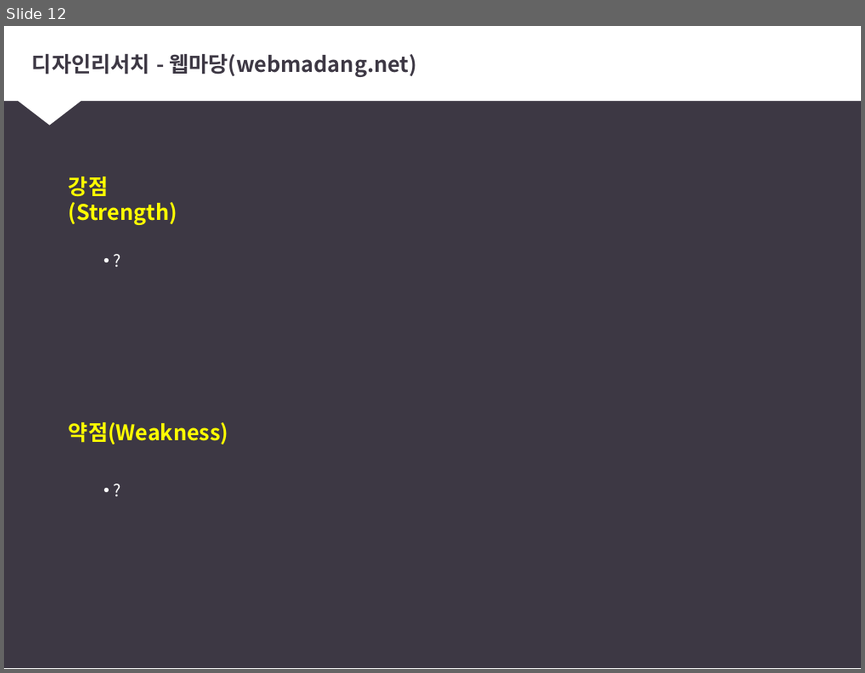
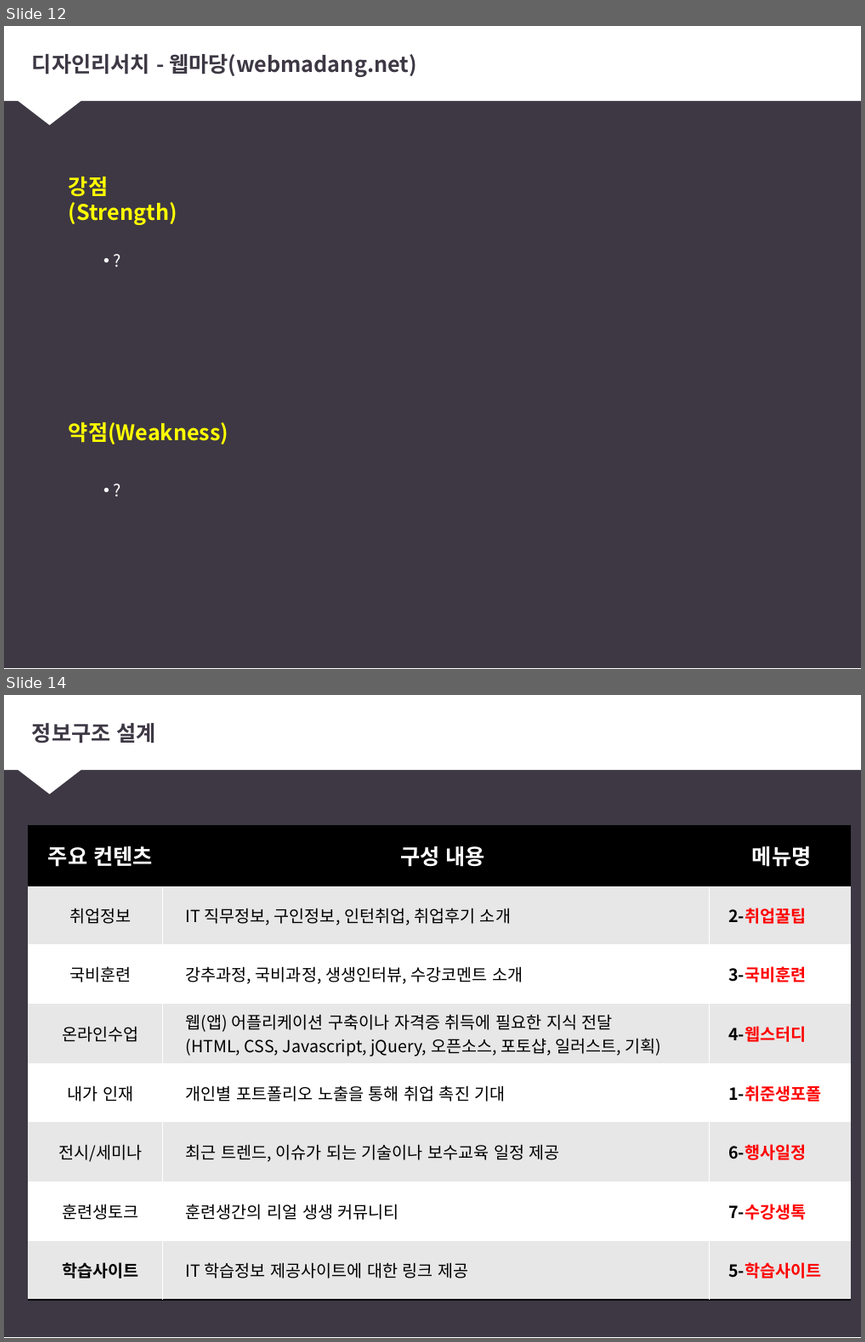
Before and after one commit to Jinseoyoung/uiux-1, a slide deck: study/프로토타입/스마트커뮤니티 - 기초데이터수집.pptx. Shown one above the other, each under a label of ours: slide 12 before the commit, slides 12 and 14 after it; the slides between them are not shown. The pictures are 865x673 and 865x1342 pixels, drawn with LibreOffice and Linux fonts; fonts in the diff are those of the drawing. Boxes give left, top, right and bottom in pixels: in the first picture for what was removed or moved away, otherwise in the second. Text is boxed around its words. In the diff, an @@ line names an element or a change of style, - is before the commit and + after.

```diff
--- a/study/프로토타입/스마트커뮤니티 - 기초데이터수집.pptx
+++ b/study/프로토타입/스마트커뮤니티 - 기초데이터수집.pptx
@@ slide 14 added at [4,695,861,1338], background #FFFFFF; not listed: 3 template elements that a slide beside it also shows @@
@@ title added at [32,723,156,743], 18 pt, text #3D3844, bold @@
+정보구조 설계
@@ table added at [28,826,851,1300], 8 rows, 3 columns @@
+주요 컨텐츠 | 구성 내용 | 메뉴명
+취업정보 | IT 직무정보, 구인정보, 인턴취업, 취업후기 소개 | 2-취업꿀팁
+국비훈련 | 강추과정, 국비과정, 생생인터뷰, 수강코멘트 소개 | 3-국비훈련
+온라인수업 | 웹(앱) 어플리케이션 구축이나 자격증 취득에 필요한 지식 전달 / (HTML, CSS, Javascript, jQuery, 오픈소스, 포토샵, 일러스트, 기획) | 4-웹스터디
+내가 인재 | 개인별 포트폴리오 노출을 통해 취업 촉진 기대 | 1-취준생포폴
+전시/세미나 | 최근 트렌드, 이슈가 되는 기술이나 보수교육 일정 제공 | 6-행사일정
+훈련생토크 | 훈련생간의 리얼 생생 커뮤니티 | 7-수강생톡
+학습사이트 | IT 학습정보 제공사이트에 대한 링크 제공 | 5-학습사이트
@@ line added from (162, 888) to (162, 1300), #FFFFFF 0.75 pt @@
@@ line added from (710, 888) to (710, 1300), #FFFFFF 0.75 pt @@
```
Also in this commit, not shown: 3 slides changed, 6 other slides added, 3 other files.
